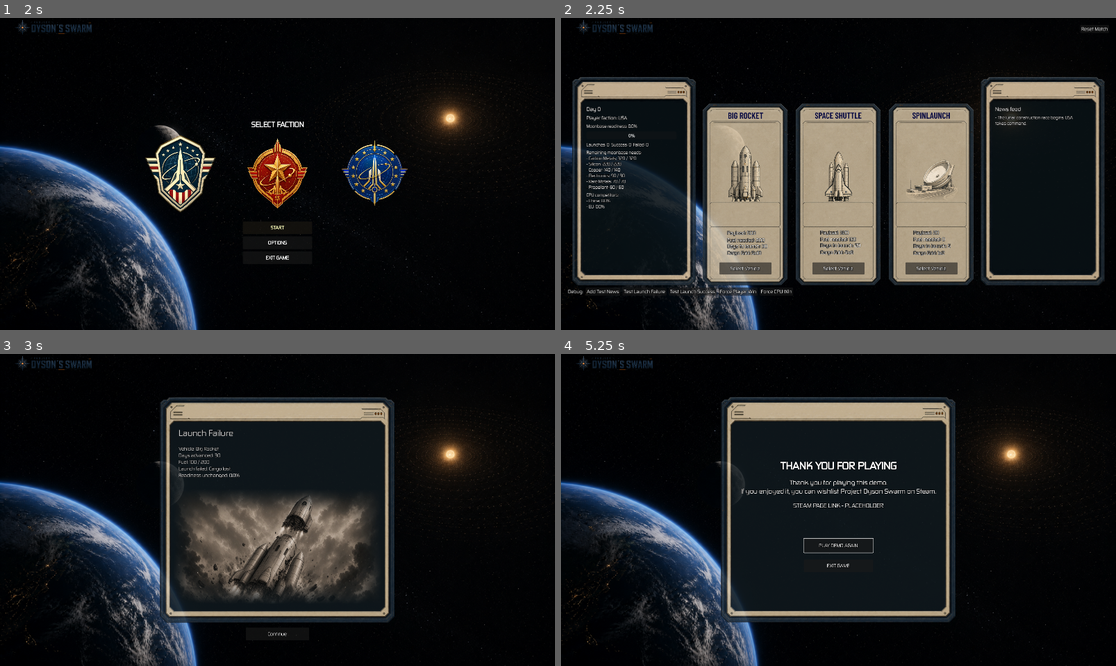
Above: before the commit, frames 1-4 (two rows, left to right).
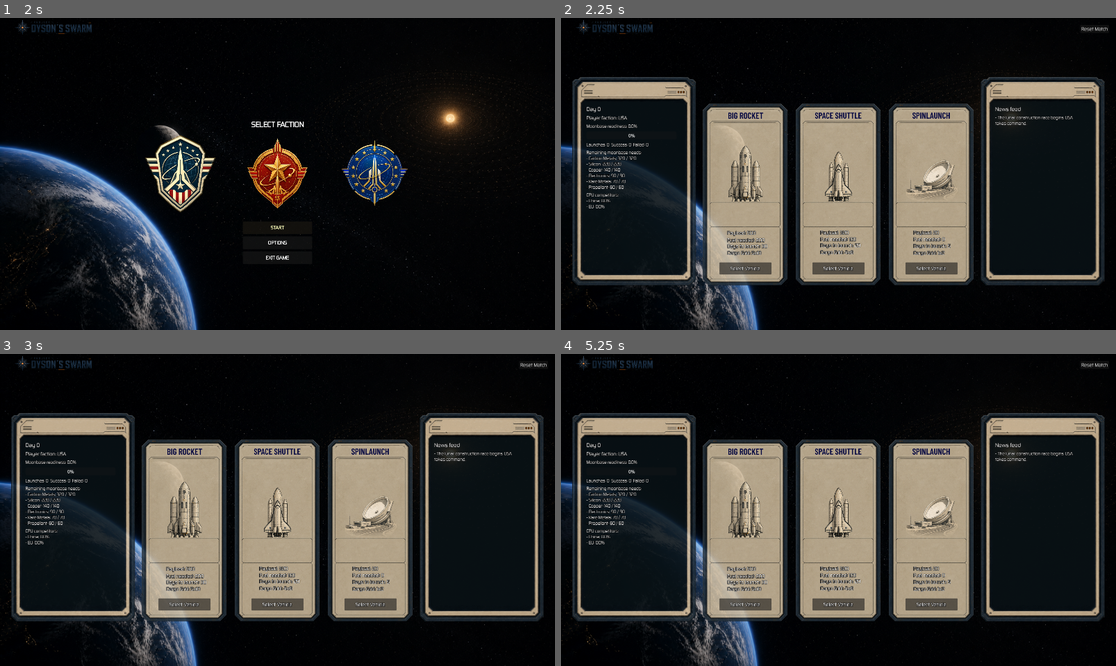
Above: after the commit, the same moments.

Repository: Geopardi00/ProjectDysonSwarm
Game: Godot game, scene res://scenes/main/Main.tscn
Two runs of this game, one before a commit and one after it. Both use one fixed random seed, a clock stepped at 60 frames per second and the inputs below. Video files are missing from this copy of the repository; at most half a second of black plays in their place. Sound files missing from this copy of the repository are replaced by a short silence.
Inputs (mouse positions are in pixels of both pictures, inside the frame that each line leads up to):
- Up to frame 1 (2 s): click "START" at 0.5 s; click (177, 174) at 1.27 s
- Up to frame 2 (2.25 s): click "START" at 2 s
- Up to frame 3 (3 s): click (83, 628) at 2.75 s, where only the run before the commit has a clickable "Test Launch Failure"
- Up to frame 4 (5.25 s): click (838, 634) at 3.5 s, where only the run before the commit has a clickable "Continue"; click (644, 628) at 4.25 s, where only the run before the commit has a clickable "Test Launch Failure"; click (838, 634) at 5 s, where only the run before the commit has a clickable "Continue"

Frame 1 is identical in both runs. In frame 2, 0.4% of the frame differs, in the area x 1-42%, y 86-90%; in frame 3, 40%, in the area x 2-99%, y 2-91%; in frame 4, 39%.

Commit message:
Polish demo completion and hide debug controls

Diff:
--- a/scenes/main/Main.gd
+++ b/scenes/main/Main.gd
@@ -1116,7 +1116,7 @@
 	strategy_screen.debug_launch_failure_requested.connect(_queue_button_navigation.bind(_on_debug_launch_failure_pressed))
 	strategy_screen.debug_launch_success_requested.connect(_queue_button_navigation.bind(_on_debug_launch_success_pressed))
 	_set_active_screen(strategy_screen)
-	strategy_screen.setup(game_state.get_summary(), SHOW_DEBUG_ACTIONS)
+	strategy_screen.setup(game_state.get_summary(), SHOW_DEBUG_ACTIONS and not demo_mode)
 
 
 func _show_launch_result(result: Dictionary) -> void:
--- a/scenes/ui/DemoCompleteScreen.tscn
+++ b/scenes/ui/DemoCompleteScreen.tscn
@@ -61,14 +61,14 @@
 layout_mode = 2
 theme_override_fonts/font = ExtResource("3_font")
 theme_override_font_sizes/font_size = 34
-text = "THANK YOU FOR PLAYING"
+text = "Thank you for playing this demo"
 horizontal_alignment = 1
 
 [node name="Message" type="Label" parent="PanelCenter/Panel/ContentMargin/Content"]
 unique_name_in_owner = true
 layout_mode = 2
 theme_override_font_sizes/font_size = 22
-text = "Thank you for playing this demo.\nIf you enjoyed it, you can wishlist Project Dyson Swarm on Steam."
+text = "If you enjoyed playing it, you can wishlist Project Dyson’s Swarm on Steam."
 horizontal_alignment = 1
 autowrap_mode = 3
 
--- a/scripts/tests/DemoCompleteScreenSmokeTest.gd
+++ b/scripts/tests/DemoCompleteScreenSmokeTest.gd
@@ -22,9 +22,9 @@
 	var steam_placeholder := screen.get_node_or_null("PanelCenter/Panel/ContentMargin/Content/SteamPlaceholder") as Label
 	var replay_button := screen.get_node_or_null("PanelCenter/Panel/ContentMargin/Content/ReplayButton") as Button
 	var exit_button := screen.get_node_or_null("PanelCenter/Panel/ContentMargin/Content/ExitButton") as Button
-	if title == null or not title.text.contains("THANK YOU"):
+	if title == null or title.text != "Thank you for playing this demo":
 		return _fail(screen, "Demo completion screen did not include its thank-you title.")
-	if message == null or not message.text.to_lower().contains("wishlist"):
+	if message == null or message.text != "If you enjoyed playing it, you can wishlist Project Dyson’s Swarm on Steam.":
 		return _fail(screen, "Demo completion screen did not include the wishlist message.")
 	if steam_placeholder == null or not steam_placeholder.text.contains("PLACEHOLDER"):
 		return _fail(screen, "Demo completion screen did not include the Steam link placeholder.")
--- a/scripts/tests/DemoTwoRoundFlowSmokeTest.gd
+++ b/scripts/tests/DemoTwoRoundFlowSmokeTest.gd
@@ -25,6 +25,9 @@
 	await process_frame
 	if main.game_state.player_faction != "EU" or main.active_screen.name != "StrategyScreen":
 		return _fail(main, "Demo match did not start with the selected faction.")
+	var demo_debug_row := main.active_screen.get_node_or_null("Layout/DebugRow") as Control
+	if demo_debug_row == null or demo_debug_row.visible:
+		return _fail(main, "Demo mode did not hide the strategy debug controls.")
 
 	var first_result: Dictionary = main.launch_manager.resolve_launch(
 		"spinlaunch",
--- a/scripts/tests/StrategyScreenSmokeTest.gd
+++ b/scripts/tests/StrategyScreenSmokeTest.gd
@@ -11,6 +11,7 @@
 func _run() -> void:
 	var main := MainScene.instantiate()
 	main.settings_file_path = TEST_SETTINGS_PATH
+	main.demo_mode = false
 	root.add_child(main)
 	await process_frame
 
@@ -39,6 +40,9 @@
 		or not strategy_screen.has_node("Layout/DebugRow/DebugLaunchSuccessButton")
 	):
 		_fail("Strategy screen is missing the launch-result debug buttons.")
+		return
+	if not strategy_screen.debug_row.visible:
+		_fail("Full-game mode did not preserve the strategy debug controls.")
 		return
 	if strategy_screen.news_label.get_parent().get_parent().get_parent().get_parent().name != "NewsPanel":
 		_fail("Strategy screen news feed is not inside the right-side news panel.")
